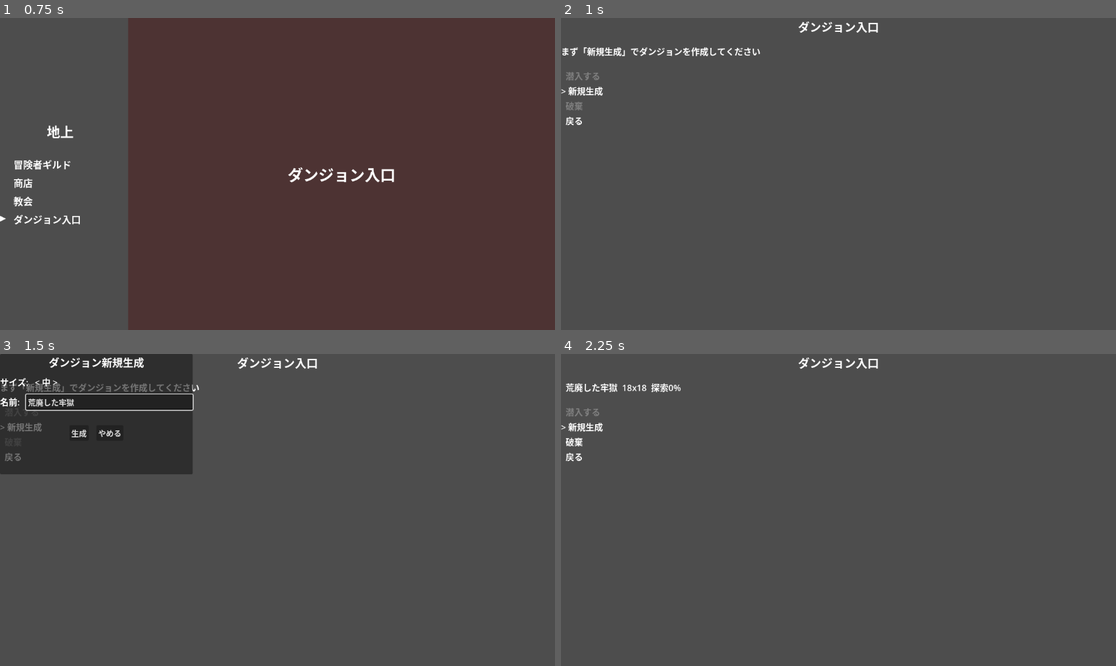
Above: before the commit, frames 1-4 (two rows, left to right).
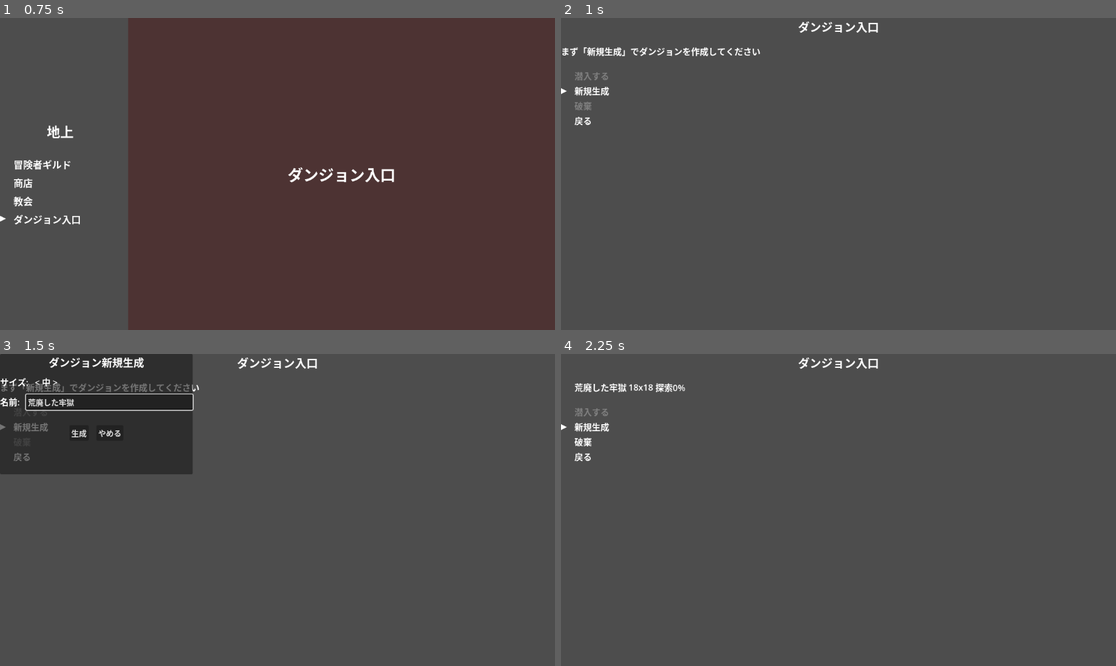
Above: after the commit, the same moments.

Repository: endo5501/DungeonMirundal2
Game: Godot game, scene res://src/main.tscn
Two runs of this game, one before a commit and one after it. Both use one fixed random seed, a clock stepped at 60 frames per second and the inputs below.
Inputs (mouse positions are in pixels of both pictures, inside the frame that each line leads up to):
- Up to frame 1 (0.75 s): tap Enter (ui_accept) at 0.5 s; move the mouse to (249, 236) at 0.52 s; hold Up (ui_up) from 0.53 s (still down); hold Shift from 0.53 s (still down); click (249, 236) at 0.67 s
- Up to frame 2 (1 s): keep holding Up (ui_up); keep holding Shift; tap Enter (ui_accept) at 0.77 s
- Up to frame 3 (1.5 s): release Up (ui_up) at 1.25 s; release Shift at 1.25 s; tap Enter (ui_accept) at 1.25 s; drag from (444, 556) to (249, 572) at 1.27 s
- Up to frame 4 (2.25 s): click "生成" at 2 s

Frame 1 is identical in both runs. In frame 2, 0.4% of the frame differs, in the area x 0-9%, y 17-35%; in frame 3, 0.2%; in frame 4, 0.8%, in the area x 0-23%, y 9-35%.

Commit message:
Migrate dungeon_entrance to row-based API with multi-column rows
The dungeon list now uses CursorMenuRow with extra labels for size and
exploration rate columns, so each text column has a stable x-position
across cursor movement. Buttons and the delete-confirm dialog use rows
too. List cursor visibility still depends on focus.

Co-Authored-By: Claude Opus 4.7 (1M context) <noreply@anthropic.com>

Diff:
--- a/src/town_scene/dungeon_entrance.gd
+++ b/src/town_scene/dungeon_entrance.gd
@@ -16,13 +16,13 @@
 var _mode: Mode = Mode.LIST
 var _focus: Focus = Focus.DUNGEON_LIST
 
-var _list_labels: Array[Label] = []
+var _list_rows: Array[CursorMenuRow] = []
 var _button_menu: CursorMenu
-var _button_labels: Array[Label] = []
+var _button_rows: Array[CursorMenuRow] = []
 var _vbox: VBoxContainer
 var _create_dialog: DungeonCreateDialog
 var _delete_confirm_container: CenterContainer
-var _delete_confirm_labels: Array[Label] = []
+var _delete_confirm_rows: Array[CursorMenuRow] = []
 var _delete_confirm_selected: int = 1  # default to いいえ
 
 func _init() -> void:
@@ -47,8 +47,8 @@
 func _build_ui() -> void:
 	for child in _vbox.get_children():
 		child.queue_free()
-	_list_labels.clear()
-	_button_labels.clear()
+	_list_rows.clear()
+	_button_rows.clear()
 
 	var title := Label.new()
 	title.text = "ダンジョン入口"
@@ -62,10 +62,20 @@
 
 	if _registry and _registry.size() > 0:
 		for i in range(_registry.size()):
-			var label := Label.new()
-			label.add_theme_font_size_override("font_size", FONT_SIZE)
-			_vbox.add_child(label)
-			_list_labels.append(label)
+			var dd := _registry.get_dungeon(i)
+			var row := CursorMenuRow.new()
+			row.set_text(dd.dungeon_name)
+			row.set_text_font_size(FONT_SIZE)
+			var size_label := Label.new()
+			size_label.text = "%dx%d" % [dd.map_size, dd.map_size]
+			size_label.add_theme_font_size_override("font_size", FONT_SIZE)
+			row.add_extra_label(size_label)
+			var rate_label := Label.new()
+			rate_label.text = "探索%d%%" % int(dd.get_exploration_rate() * 100)
+			rate_label.add_theme_font_size_override("font_size", FONT_SIZE)
+			row.add_extra_label(rate_label)
+			_vbox.add_child(row)
+			_list_rows.append(row)
 	else:
 		var empty := Label.new()
 		empty.text = "まず「新規生成」でダンジョンを作成してください"
@@ -77,10 +87,11 @@
 	_vbox.add_child(spacer2)
 
 	for i in range(BUTTON_ITEMS.size()):
-		var label := Label.new()
-		label.add_theme_font_size_override("font_size", FONT_SIZE)
-		_vbox.add_child(label)
-		_button_labels.append(label)
+		var row := CursorMenuRow.new()
+		row.set_text(BUTTON_ITEMS[i])
+		row.set_text_font_size(FONT_SIZE)
+		_vbox.add_child(row)
+		_button_rows.append(row)
 
 	_update_button_disabled()
 	_update_labels()
@@ -94,13 +105,10 @@
 	_button_menu.disabled_indices = disabled
 
 func _update_labels() -> void:
-	for i in range(_list_labels.size()):
-		var dd := _registry.get_dungeon(i)
-		var prefix := CursorMenu.CURSOR_PREFIX if _focus == Focus.DUNGEON_LIST and i == selected_index else CursorMenu.NO_CURSOR_PREFIX
-		var rate := int(dd.get_exploration_rate() * 100)
-		_list_labels[i].text = "%s%s  %dx%d  探索%d%%" % [prefix, dd.dungeon_name, dd.map_size, dd.map_size, rate]
-
-	_button_menu.update_labels(_button_labels)
+	for i in range(_list_rows.size()):
+		_list_rows[i].set_selected(_focus == Focus.DUNGEON_LIST and i == selected_index)
+
+	_button_menu.update_rows(_button_rows)
 
 func _unhandled_input(event: InputEvent) -> void:
 	if _mode != Mode.LIST:
@@ -144,7 +152,7 @@
 func _show_delete_confirm() -> void:
 	_mode = Mode.DELETE_CONFIRM
 	_delete_confirm_selected = 1  # default to いいえ
-	_delete_confirm_labels.clear()
+	_delete_confirm_rows.clear()
 
 	_delete_confirm_container = CenterContainer.new()
 	_delete_confirm_container.set_anchors_and_offsets_preset(PRESET_FULL_RECT)
@@ -170,23 +178,22 @@
 	vbox.add_child(spacer)
 
 	for option in ["はい", "いいえ"]:
-		var label := Label.new()
-		label.add_theme_font_size_override("font_size", FONT_SIZE)
-		vbox.add_child(label)
-		_delete_confirm_labels.append(label)
+		var row := CursorMenuRow.new()
+		row.set_text(option)
+		row.set_text_font_size(FONT_SIZE)
+		vbox.add_child(row)
+		_delete_confirm_rows.append(row)
 	_update_delete_confirm_labels()
 
 func _update_delete_confirm_labels() -> void:
-	var options := ["はい", "いいえ"]
-	for i in range(_delete_confirm_labels.size()):
-		var prefix := CursorMenu.CURSOR_PREFIX if i == _delete_confirm_selected else CursorMenu.NO_CURSOR_PREFIX
-		_delete_confirm_labels[i].text = prefix + options[i]
+	for i in range(_delete_confirm_rows.size()):
+		_delete_confirm_rows[i].set_selected(i == _delete_confirm_selected)
 
 func _close_delete_confirm() -> void:
 	if _delete_confirm_container:
 		_delete_confirm_container.queue_free()
 		_delete_confirm_container = null
-	_delete_confirm_labels.clear()
+	_delete_confirm_rows.clear()
 	_mode = Mode.LIST
 
 func _handle_delete_confirm_input(event: InputEvent) -> void:
Not shown, changed: openspec/changes/cursor-column-layout/tasks.md
